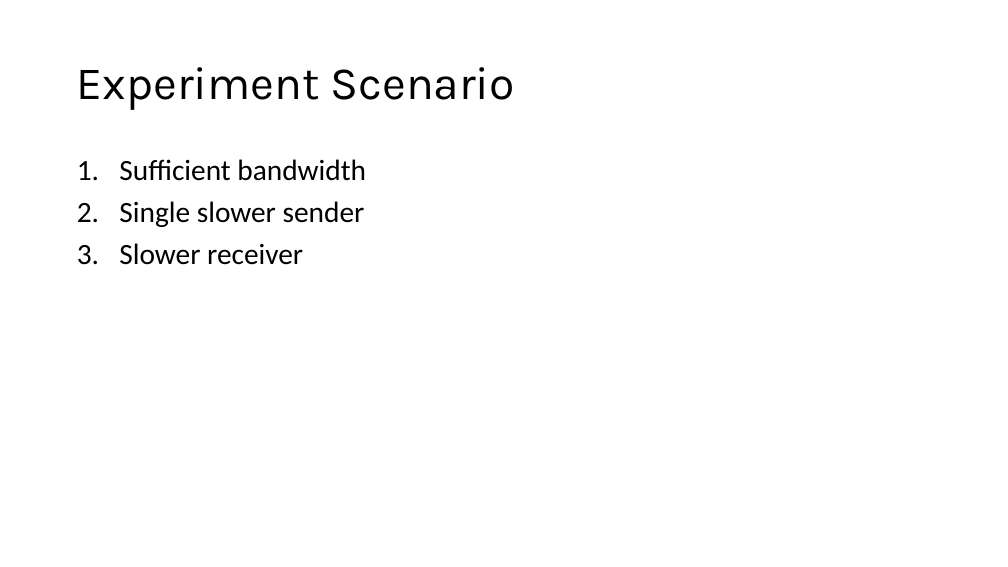
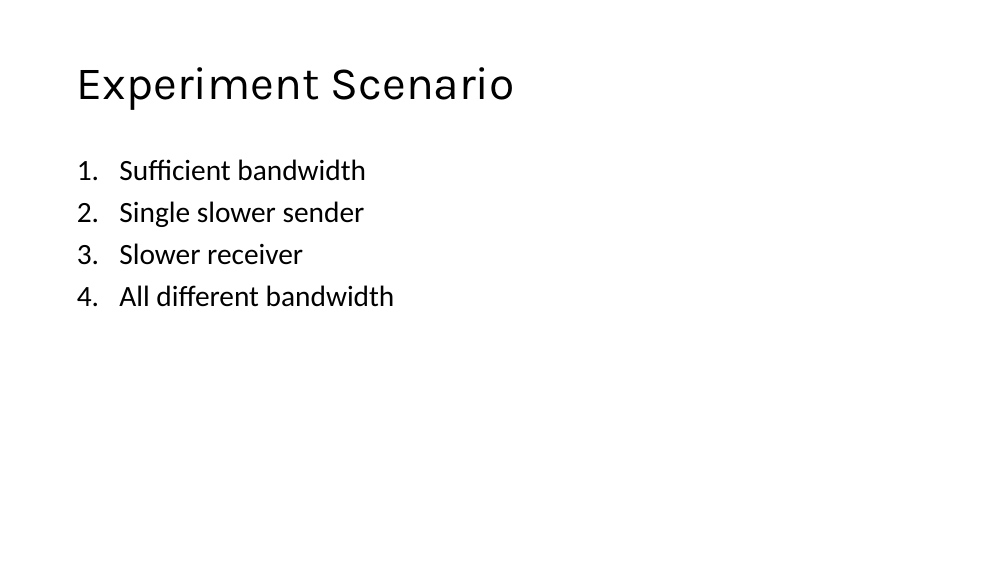
Before and after one commit to LittleD3092/reliable-in-network-aggregation, a slide deck: slide 14 of report.pptx (slide 18 before the commit). Drawn at 1008x567 pixels with LibreOffice and Linux fonts; fonts in the diff are those of the drawing. Boxes give left, top, right and bottom in pixels: in the first picture for what was removed or moved away, otherwise in the second. Text is boxed around its words. In the diff, an @@ line names an element or a change of style, - is before the commit and + after.

```diff
--- a/report.pptx
+++ b/report.pptx
@@ text at (119, 285, 395, 307): paragraph added @@
+4. All different bandwidth
```
Also in this commit, not shown: 3 other slides changed, 2 slides added, 4 slides removed.
